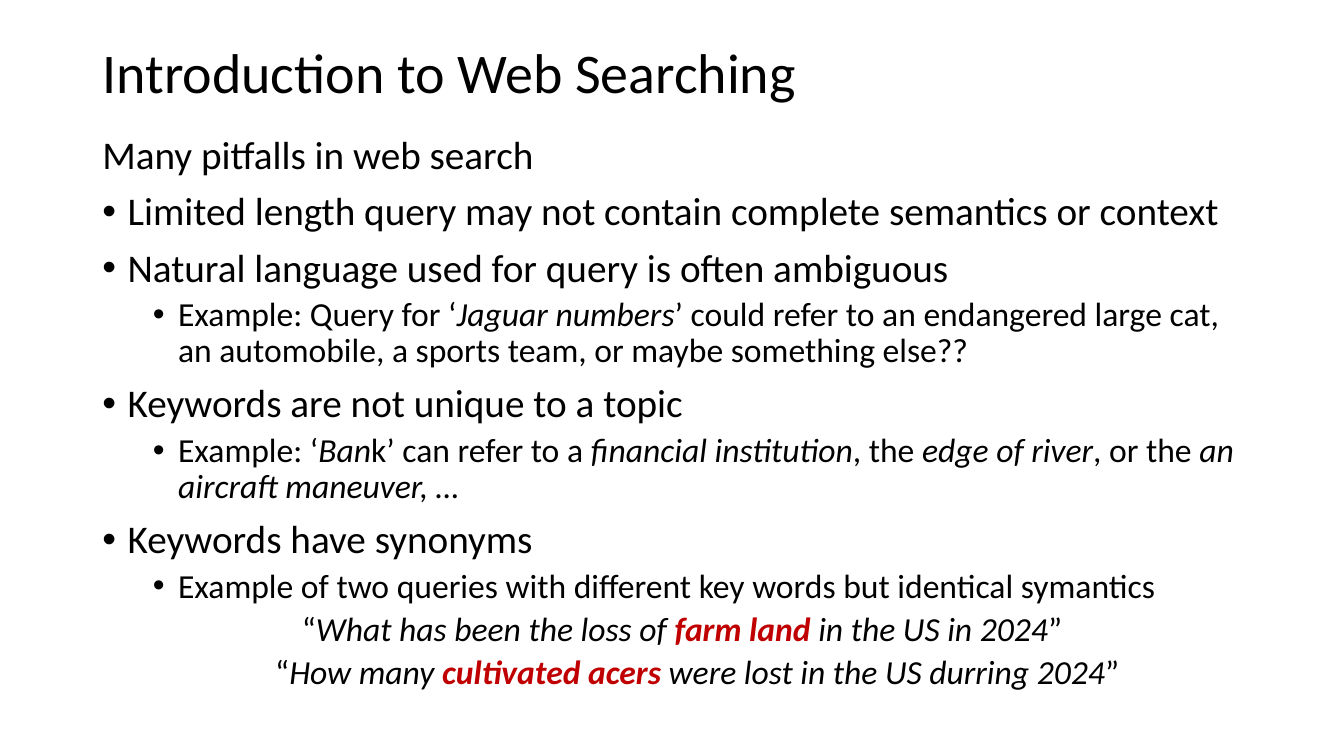
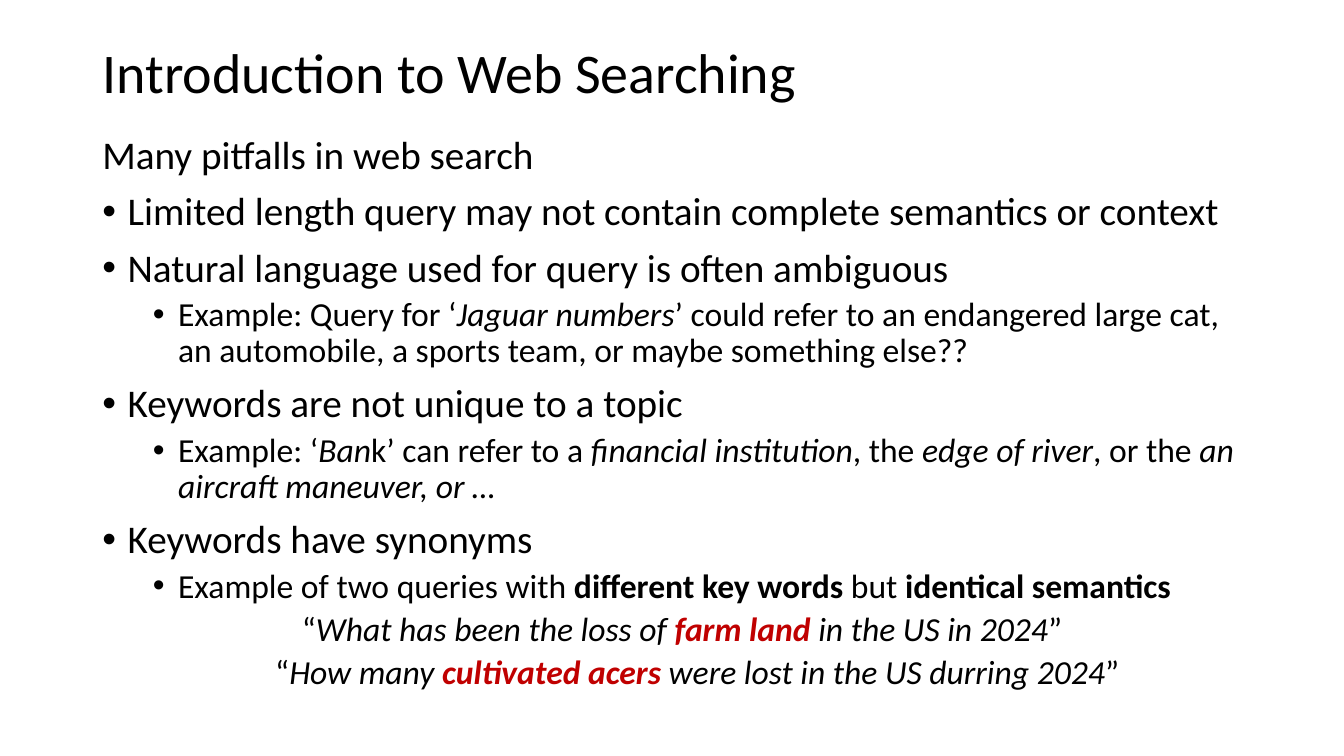
Before and after one commit to harelgabainew/school1, a slide deck: slide 5 of slides/6_InformationRetrievalSearch.pptx. Drawn at 1344x756 pixels with LibreOffice and Linux fonts; fonts in the diff are those of the drawing. Boxes give left, top, right and bottom in pixels: in the first picture for what was removed or moved away, otherwise in the second. Text is boxed around its words. In the diff, an @@ line names an element or a change of style, - is before the commit and + after.

```diff
--- a/slides/6_InformationRetrievalSearch.pptx
+++ b/slides/6_InformationRetrievalSearch.pptx
@@ text at bbox=[178, 438, 1234, 502]: text changed @@
-  • Example: ‘Bank’ can refer to a financial institution, the edge of river, or the an aircraft maneuver, …
+  • Example: ‘Bank’ can refer to a financial institution, the edge of river, or the an aircraft maneuver, or …
@@ text at bbox=[178, 574, 1171, 604]: text changed; bold on @@
-  • Example of two queries with different key words but identical symantics
+  • Example of two queries with different key words but identical semantics
```
Also in this commit, not shown: 10 other slides changed, 2 slides added.
